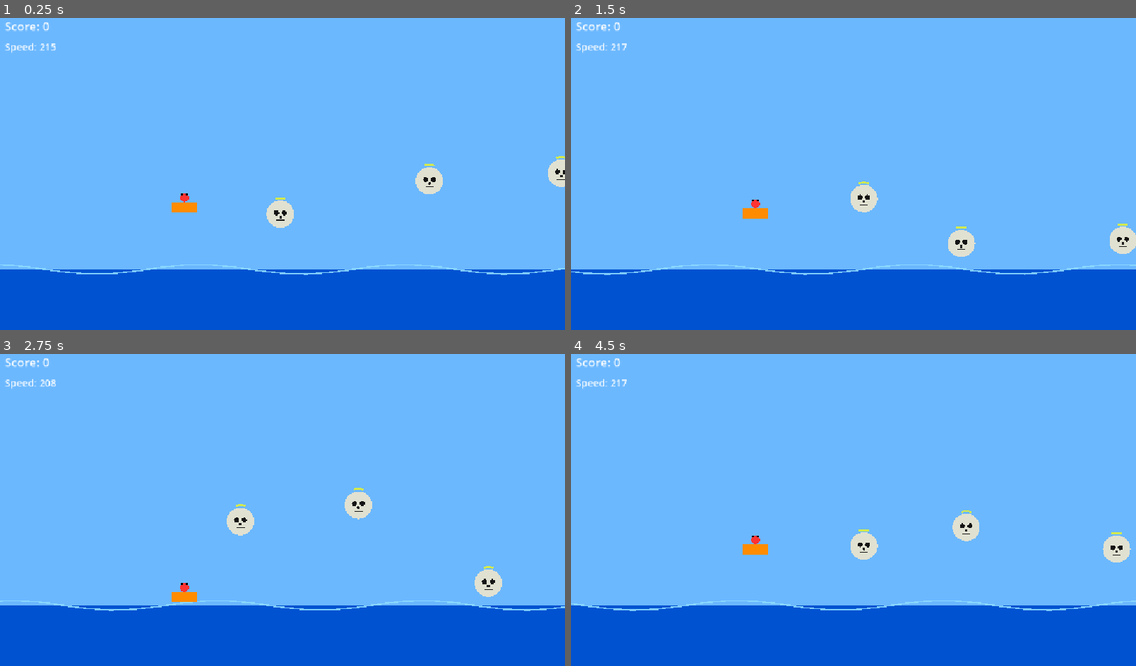
Above: before the commit, frames 1-4 (two rows, left to right).
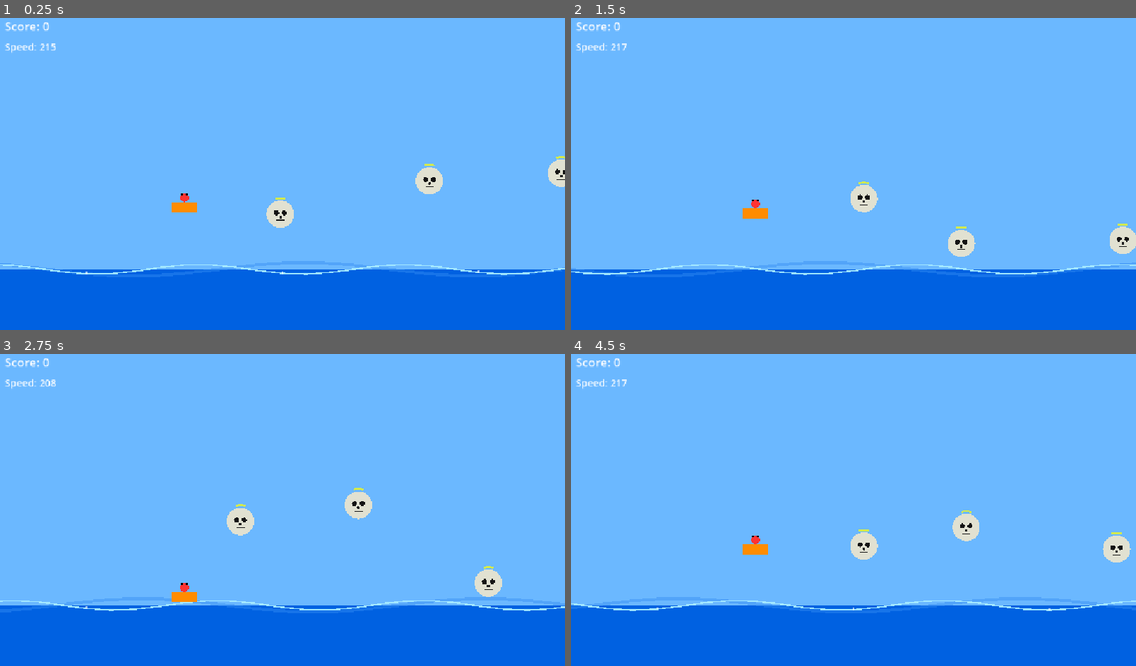
Above: after the commit, the same moments.

Repository: Yacine391/gam_jam2
Game: Godot game, scene res://Main.tscn
Two runs of this game, one before a commit and one after it. Both use one fixed random seed, a clock stepped at 60 frames per second and the inputs below. Sound files missing from this copy of the repository are replaced by a short silence.
Inputs (mouse positions are in pixels of both pictures, inside the frame that each line leads up to):
- Up to frame 1 (0.25 s): no input
- Up to frame 2 (1.5 s): tap Enter (ui_accept) at 0.5, 0.77 s; move the mouse to (977, 155) at 0.52 s; tap R at 0.6, 1.35 s; click (977, 155) at 0.67 s; move the mouse to (740, 186) at 1.27 s; click (740, 186) at 1.42 s
- Up to frame 3 (2.75 s): tap Enter (ui_accept) at 1.52 s; move the mouse to (339, 438) at 2.02 s; tap R at 2.1 s; click (339, 438) at 2.17 s
- Up to frame 4 (4.5 s): move the mouse to (825, 572) at 2.77 s; tap R at 2.85, 3.6, 4.35 s; click (825, 572) at 2.92 s; tap Enter (ui_accept) at 3.02, 3.77 s; move the mouse to (1023, 553) at 3.52 s; click (1023, 553) at 3.67 s; move the mouse to (684, 460) at 4.27 s; click (684, 460) at 4.42 s

The runs differ from the first frame. In frame 1, 1.2% of the frame differs, in the area x 0-100%, y 77-84%; in frame 2, 1.3%; in frame 3, 1.3%; in frame 4, 1.4%.

Commit message:
fix: obstacles a la surface de l eau, mer avec gradient + double vague + ecumes

Diff:
--- a/ricocrane/main.gd
+++ b/ricocrane/main.gd
@@ -72,17 +72,34 @@
 	# Ciel
 	draw_rect(Rect2(cx - margin, -800.0, margin * 2.0, wy + 800.0), Color(0.42, 0.72, 1.0))
 
-	# Mer
-	draw_rect(Rect2(cx - margin, wy, margin * 2.0, 600.0), Color(0.0, 0.32, 0.82))
+	# Mer — gradient sur 4 bandes
+	draw_rect(Rect2(cx - margin, wy, margin * 2.0, 150.0), Color(0.0, 0.38, 0.88))
+	draw_rect(Rect2(cx - margin, wy + 150.0, margin * 2.0, 150.0), Color(0.0, 0.28, 0.75))
+	draw_rect(Rect2(cx - margin, wy + 300.0, margin * 2.0, 300.0), Color(0.0, 0.18, 0.58))
 
-	# Vagues animées
+	# Vague de fond (lente, large)
 	var steps: int = 48
+	var wave_bg: PackedVector2Array = PackedVector2Array()
+	for i: int in range(steps + 1):
+		var x: float = cx - margin + (margin * 2.0 * float(i) / float(steps))
+		var y: float = wy + sin(x * wave_frequency * 0.6 + _wave_time * wave_speed * 0.5) * wave_amplitude * 1.4
+		wave_bg.append(Vector2(x, y))
+	draw_polyline(wave_bg, Color(0.2, 0.55, 0.95, 0.45), 6.0)
+
+	# Vague principale
 	var wave_pts: PackedVector2Array = PackedVector2Array()
 	for i: int in range(steps + 1):
 		var x: float = cx - margin + (margin * 2.0 * float(i) / float(steps))
 		var y: float = wy + sin(x * wave_frequency + _wave_time * wave_speed) * wave_amplitude
 		wave_pts.append(Vector2(x, y))
-	draw_polyline(wave_pts, Color(0.55, 0.85, 1.0, 0.9), 3.0)
+	draw_polyline(wave_pts, Color(0.65, 0.92, 1.0, 0.95), 3.0)
+
+	# Ecumes (petits reflets blancs sur les cretes)
+	for i: int in range(0, steps, 4):
+		var x: float = cx - margin + (margin * 2.0 * float(i) / float(steps))
+		var y: float = wy + sin(x * wave_frequency + _wave_time * wave_speed) * wave_amplitude
+		if sin(x * wave_frequency + _wave_time * wave_speed) > 0.6:
+			draw_circle(Vector2(x, y - 2.0), 3.0, Color(1.0, 1.0, 1.0, 0.6))
 
 func _check_skull_bounces() -> void:
 	if player.velocity_y <= 0.0:
--- a/ricocrane/spawner.gd
+++ b/ricocrane/spawner.gd
@@ -10,6 +10,8 @@
 @export var max_gap: float = 330.0
 @export var min_y: float = 300.0
 @export var max_y: float = 460.0
+@export var obstacle_min_y: float = 455.0
+@export var obstacle_max_y: float = 485.0
 @export var obstacle_start_distance: float = 800.0
 @export var obstacle_chance: float = 0.28
 
@@ -47,7 +49,7 @@
 			var obs_scene: PackedScene = obstacle_scenes[randi() % obstacle_scenes.size()]
 			var obs: Obstacle = obs_scene.instantiate() as Obstacle
 			var gap: float = randf_range(60.0, 140.0)
-			obs.position = Vector2(_next_spawn_x + gap, randf_range(min_y, max_y))
+			obs.position = Vector2(_next_spawn_x + gap, randf_range(obstacle_min_y, obstacle_max_y))
 			_obstacle_container.add_child(obs)
 
 		_next_spawn_x += randf_range(min_gap, max_gap)
